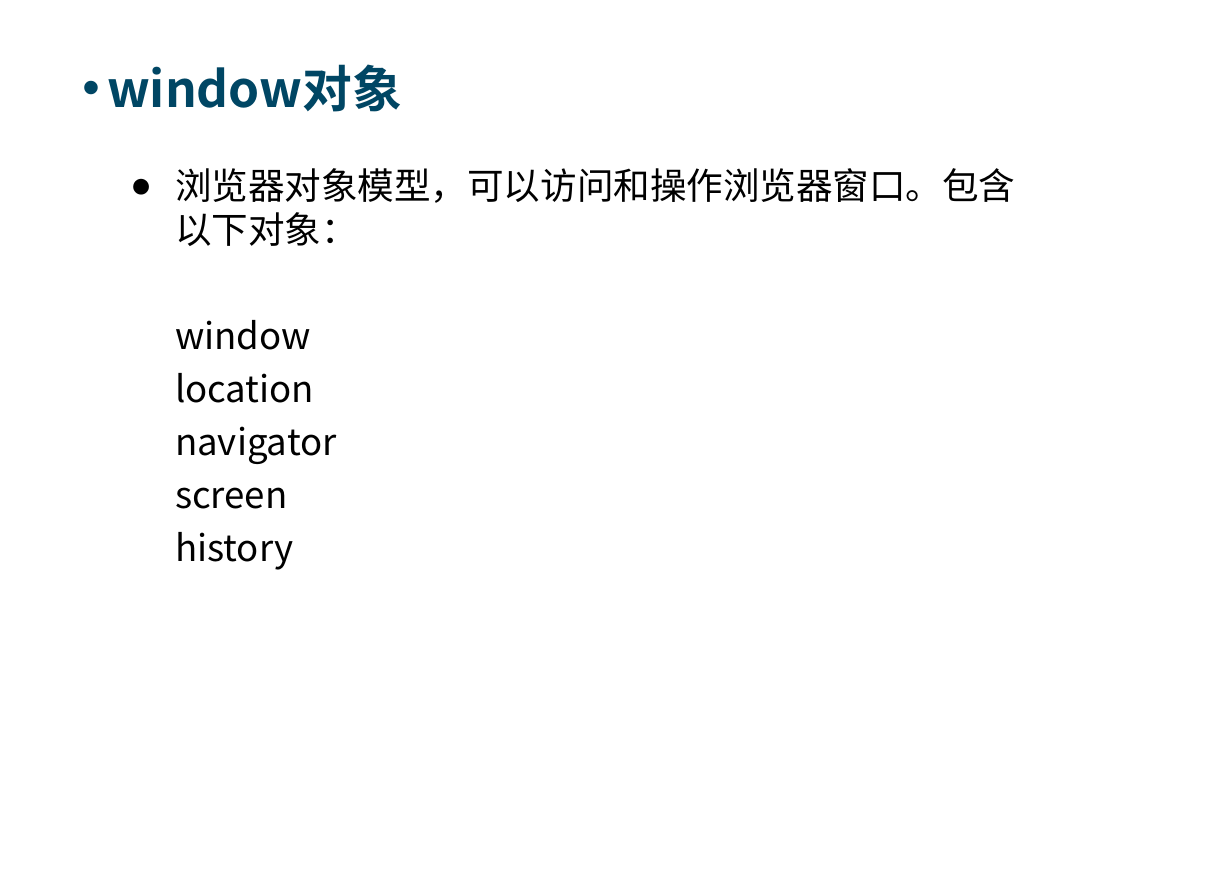
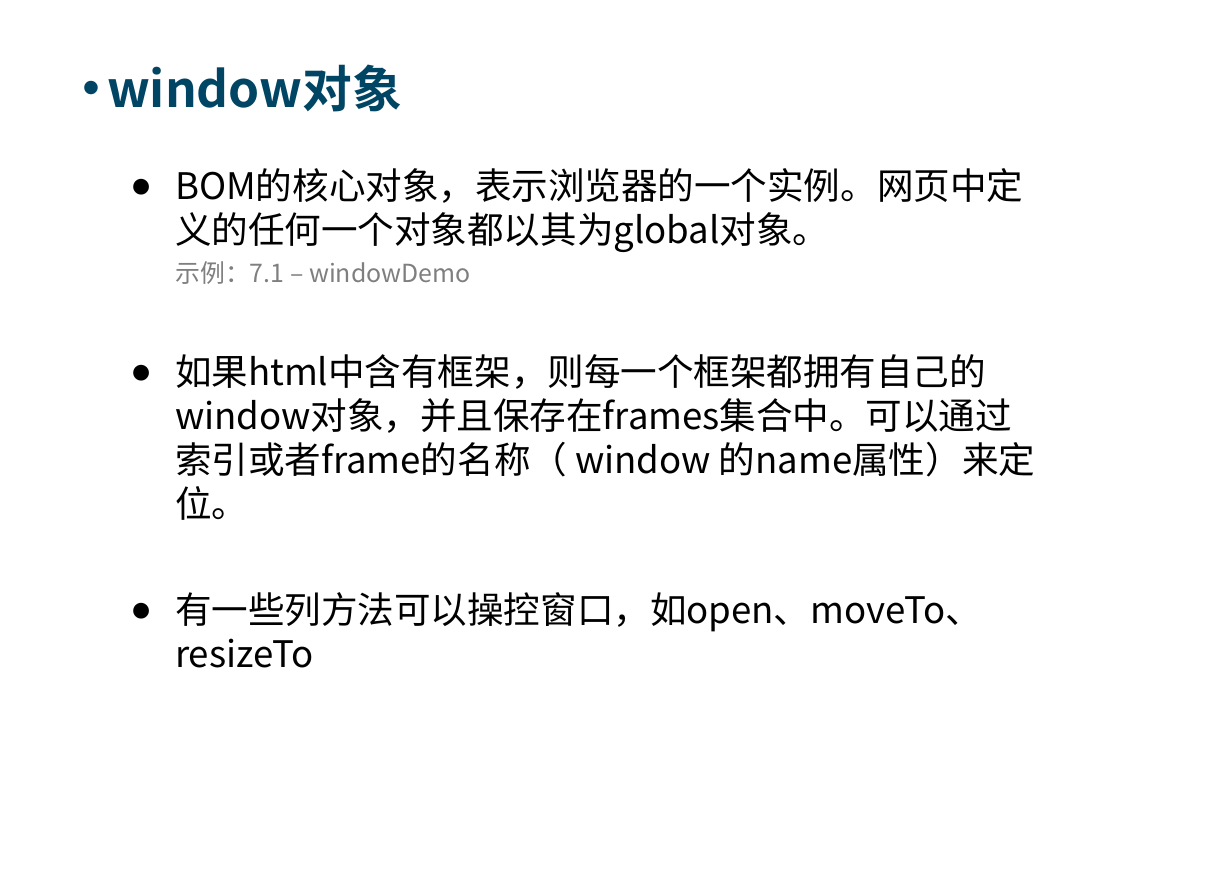
Before and after one commit to Moses824/Train-Javascript-Basic, a slide deck: slide 37 of Train_Javascript_Basic.ppt. Drawn at 1232x871 pixels with LibreOffice and Linux fonts; fonts in the diff are those of the drawing; background and template pictures are left out. Boxes give left, top, right and bottom in pixels: in the first picture for what was removed or moved away, otherwise in the second. Text is boxed around its words. In the diff, an @@ line names an element or a change of style, - is before the commit and + after.

```diff
--- a/Train_Javascript_Basic.ppt
+++ b/Train_Javascript_Basic.ppt
@@ text at (175, 168, 1035, 668): text changed @@
-● 浏览器对象模型，可以访问和操作浏览器窗口。包含以下对象：
-window
-location
-navigator
-screen
-history
+● BOM的核心对象，表示浏览器的一个实例。网页中定义的任何一个对象都以其为global对象。
+示例：7.1 – windowDemo
+● 如果html中含有框架，则每一个框架都拥有自己的window对象，并且保存在frames集合中。可以通过索引或者frame的名称（ window 的name属性）来定位。
+● 有一些列方法可以操控窗口，如open、moveTo、resizeTo
```
Also in this commit, not shown: 1 other slide changed, 5 slides added, 1 slide removed, 1 other file.
